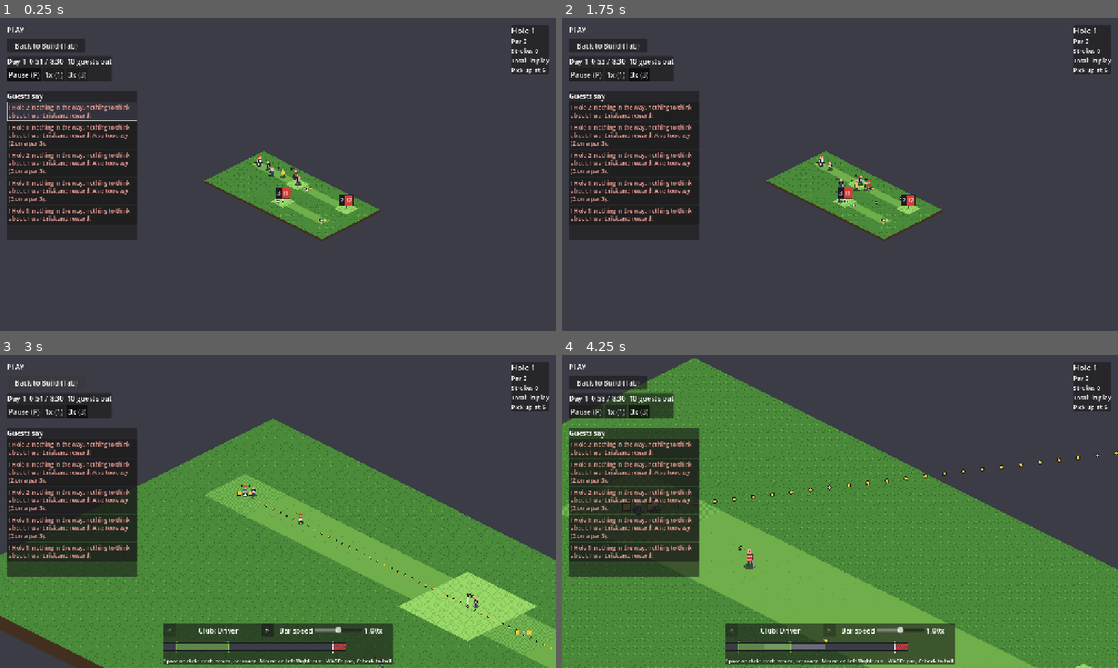
Above: before the commit, frames 1-4 (two rows, left to right).
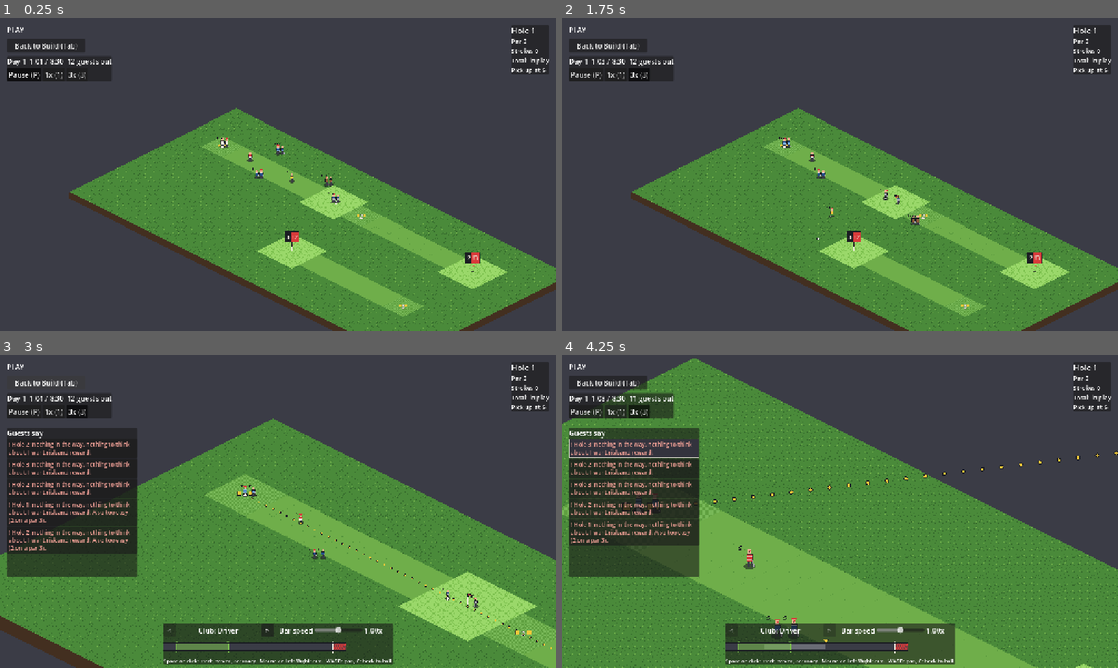
Above: after the commit, the same moments.

Repository: avdrav1/prestwick
Game: Godot game, scene res://tests/fixtures/guest_shirts_shot_0_5x.tscn
Two runs of this game, one before a commit and one after it. Both use one fixed random seed, a clock stepped at 60 frames per second and the inputs below. This scene is started directly instead of the project's main scene.
Inputs (mouse positions are in pixels of both pictures, inside the frame that each line leads up to):
- Up to frame 1 (0.25 s): no input
- Up to frame 2 (1.75 s): click "1x (1)" at 0.5 s; click "3x (3)" at 1.25 s
- Up to frame 3 (3 s): click "Back to Build (Tab)" at 2 s; click "Play hole (Tab)" at 2.75 s
- Up to frame 4 (4.25 s): tap Enter (buy_confirm) at 3.5 s; move the mouse to (962, 495) at 3.52 s; hold D (pan_right) from 3.53 s (still down); tap Mouse wheel up (zoom_in) at 3.6 s; click (962, 495) at 3.67 s

The runs differ from the first frame. In frame 1, 39% of the frame differs, in the area x 1-100%, y 13-100%; in frame 2, 40%; in frame 3, 2.6%; in frame 4, 4.3%.

Commit message:
story: E3-S47 Keep a group's shirt off its neighbours by choice, not count
Co-Authored-By: Claude Opus 5.5 <noreply@anthropic.com>

Diff:
--- a/art/sprites/golfer_art.gd
+++ b/art/sprites/golfer_art.gd
@@ -94,11 +94,11 @@
 	return shirt_body.size()
 
 
-## The shirt group `group_id` (its arrival order in the day) wears: the groups take the shirts
-## in turn, so any `shirt_count()` groups in a row all differ. Groups never pass, so the groups
-## on a hole and the next differ while those hold no more than `shirt_count()` (seven since
-## D46's longer day: the most a backed-up day on the nine-hole fixture puts there over day
-## seeds 1 to 10; seed 16 still repeats one, art/specs/golfer.md "Shirts").
+## The shirt group `group_id` (its arrival order in the day) wears by count: the groups take the
+## shirts in turn, so any `shirt_count()` groups in a row differ. Since E3-S47 GuestView chooses
+## each group's shirt on arrival (GuestView.assign_shirts: one no group on the course wears, else
+## the one worn farthest ahead), which keeps a backed-up day's neighbours apart; this is its
+## fallback for a group it has not seen arrive.
 func shirt_of_group(group_id: int) -> int:
 	return posmod(group_id, maxi(shirt_count(), 1))
 
--- a/scenes/guest_view.gd
+++ b/scenes/guest_view.gd
@@ -35,9 +35,11 @@
 ## screen (at 0.5x it is drawn at twice its size, one texel a screen pixel), so it reads as a
 ## person at every zoom (art/specs/golfer.md).
 ##
-## Shirts (E3-S28): a figure wears its group's shirt (GolferArt.shirt_of_group: the day's
-## groups take the art spec's shirts in turn), drawn by swapping the sheet's chalk in a shader
-## material shared by everyone in that shirt, so a group reads as one and its neighbours differ.
+## Shirts (E3-S28): a figure wears its group's shirt, drawn by swapping the sheet's chalk in a
+## shader material shared by everyone in that shirt, so a group reads as one and its neighbours
+## differ. Since E3-S47 a group chooses its shirt when it arrives (assign_shirts): the first no
+## group still on the course wears, else the one whose nearest wearer is farthest ahead, so the
+## groups on a hole and the next differ by choice, not by arrival count.
 ##
 ## D45 (E3-S9 review): below BuilderTuning marker_min_screen_scale (0.5x) the whole view draws
 ## at z 1 (CourseView.lifted_z), as the grown tee markers and pins do, so figures and balls
@@ -72,6 +74,8 @@
 
 ## {guest id: Figure} for every guest on the course.
 var _figures: Dictionary = {}
+## Group index -> the shirt it chose on arriving (assign_shirts), for this view's day.
+var _shirts: Dictionary = {}
 var _brain: GuestBrain
 var _field: HeightField
 var _second: int = 0
@@ -153,8 +157,11 @@
 		_brain = brain
 		_field = HeightField.new(brain.course, BallParams.load_default()) if brain != null else null
 		_second = brain.second if brain != null else 0
+		_shirts = {}
 	if brain == null:
 		return
+	if brain.second != _second or _shirts.is_empty():
+		assign_shirts(brain, _shirts, art.shirt_count())
 	_time += delta
 	var stepped := brain.second != _second
 	_second = brain.second
@@ -207,10 +214,50 @@
 	_figures.erase(id)
 
 
-## The shirt figure `f` wears (E3-S28): its group's, so a group reads as one and the groups
-## on a hole and the next differ (GolferArt.shirt_of_group).
+## The shirt figure `f` wears (E3-S28): its group's (assign_shirts, E3-S47), so a group reads
+## as one and the groups on a hole and the next differ; the arrival-order shirt
+## (GolferArt.shirt_of_group) for a group not yet given one.
 func shirt_of(f: Figure) -> int:
-	return art.shirt_of_group(f.guest.group_id)
+	return _shirts.get(f.guest.group_id, art.shirt_of_group(f.guest.group_id))
+
+
+## Gives every group of `brain` that has arrived and has no shirt in `shirts` (group index ->
+## shirt) one of `count` shirts (E3-S47), in arrival order: the first shirt no group still on the
+## course (walking to a tee or playing a hole) wears; when every shirt is worn, the shirt whose
+## wearer nearest the first tee stands on the highest hole, so the new group (on hole 1, and
+## groups never pass) meets it last if at all (the lower shirt at a tie). Groups given a shirt in
+## the same call count as on the course whatever their phase, so a view that first looks after
+## several arrivals (a fixture, a frame of many steps) still gives them shirts as if it had seen
+## each arrive. Deterministic for the same brain stepped the same way; tests step a headless
+## brain through it.
+static func assign_shirts(brain: GuestBrain, shirts: Dictionary, count: int) -> void:
+	count = maxi(count, 1)
+	var fresh := {}
+	for g: GuestGroup in brain.groups:
+		if g.phase == GuestGroup.Phase.PENDING or shirts.has(g.index):
+			continue
+		# Each worn shirt's lowest hole among the groups on the course.
+		var lowest := {}
+		for o: GuestGroup in brain.groups:
+			if o == g or not shirts.has(o.index):
+				continue
+			if o.phase != GuestGroup.Phase.TO_TEE and o.phase != GuestGroup.Phase.ON_HOLE \
+					and not fresh.has(o.index):
+				continue
+			var s: int = shirts[o.index]
+			lowest[s] = mini(lowest.get(s, o.hole_number), o.hole_number)
+		var pick: int = -1
+		for s: int in count:
+			if not lowest.has(s):
+				pick = s
+				break
+		if pick < 0:
+			pick = 0
+			for s: int in count:
+				if lowest[s] > lowest[pick]:
+					pick = s
+		shirts[g.index] = pick
+		fresh[g.index] = true
 
 
 ## A guest's place in its group as a small sideways step on screen, yards: place 0 on the
--- a/tests/fixtures/guest_shirts_shot.gd
+++ b/tests/fixtures/guest_shirts_shot.gd
@@ -4,22 +4,24 @@
 ## guest_course.gd) in Play, the day run until the first GROUPS groups have arrived, then the
 ## sim paused and each group stood (a fixture may write guest data; the view only reads it) in
 ## a row along hole 1 with its group spread, on the tee, the fairway, the rough and the green,
-## so each shirt shows on several surfaces. Shirts by arrival order: chalk, flag_red hoops,
-## water_dark yoke, sun_yellow, earth, slate_light with a water_dark yoke (art/specs/golfer.md
-## "Shirts"). Pixels: scripts/shirt_render_check.gd checks the shader's output is exact.
+## so each shirt shows on several surfaces. Seven groups, all still out, so they choose the
+## seven shirts in order (GuestView.assign_shirts, E3-S47): chalk, flag_red hoops, water_dark
+## yoke, sun_yellow, earth, slate_light with a water_dark yoke, water_light with water_dark
+## hoops (art/specs/golfer.md "Shirts"). Pixels: scripts/shirt_render_check.gd checks the shader's output is exact.
 ## Run: scripts/screenshot.sh tests/fixtures/guest_shirts_shot.tscn, then the grayscale check:
 ## magick <png> -colorspace Gray <gray.png>. docs/decisions/e3-s28-shirts*.png.
 
 const MAIN_SCENE: PackedScene = preload("res://scenes/main.tscn")
 const GuestCourse := preload("res://tests/fixtures/guest_course.gd")
 
-const GROUPS: int = 6
+const GROUPS: int = 7
 ## Where each group stands: hole 1's tee (4, 6), its fairway, the rough beside it, its green.
 const SPOTS: Array[Vector2i] = [Vector2i(4, 6), Vector2i(8, 6), Vector2i(11, 8), Vector2i(14, 6),
-		Vector2i(17, 4), Vector2i(20, 6)]
+		Vector2i(17, 4), Vector2i(20, 6), Vector2i(9, 3)]
 
-## The camera's zoom level (CameraTuning.zoom_levels index): 1 is 1x, 0 is 0.5x.
-@export var zoom_index: int = 1
+## The camera's zoom level (CameraTuning.zoom_levels index): 2 is 1x, 1 is 0.5x (D45 added
+## 0.175x at 0).
+@export var zoom_index: int = 2
 
 
 func _ready() -> void:
@@ -44,5 +46,6 @@
 	main.set_process(false)
 	main.aim_view.visible = false
 	main.camera.set_zoom_index(zoom_index)
+	main.feed_panel.set_in_play(false)  # E3-S27 shows the feed in Play; it would cover the row
 	main.camera.tracking = false
 	main.camera.position = main.tile_world(Vector2i(12, 6))
--- a/tests/fixtures/guest_shirts_shot_0_5x.tscn
+++ b/tests/fixtures/guest_shirts_shot_0_5x.tscn
@@ -4,4 +4,4 @@
 
 [node name="GuestShirtsShot" type="Node2D"]
 script = ExtResource("1_shot")
-zoom_index = 0
+zoom_index = 1
--- a/tests/test_guest_view.gd
+++ b/tests/test_guest_view.gd
@@ -509,8 +509,10 @@
 ## that hole), as [second, hole, group, group], for `brain` stepped to dusk.
 static func _shirt_clashes(brain: GuestBrain, art: GolferArt) -> Array:
 	var clashes := []
+	var shirts := {}  # chosen on arrival, as GuestView does (E3-S47)
 	while not brain.day_over:
 		brain.step()
+		GuestView.assign_shirts(brain, shirts, art.shirt_count())
 		var by_hole := {}
 		for g: GuestGroup in brain.groups:
 			if g.phase == GuestGroup.Phase.TO_TEE or g.phase == GuestGroup.Phase.ON_HOLE:
@@ -519,7 +521,7 @@
 			var near: Array = by_hole[h] + by_hole.get(h + 1, [])
 			var worn := {}
 			for g: GuestGroup in near:
-				var shirt := art.shirt_of_group(g.guests[0].group_id)
+				var shirt: int = shirts[g.index]
 				if worn.has(shirt):
 					clashes.append([brain.second, h, worn[shirt], g.index])
 				worn[shirt] = g.index
@@ -535,7 +537,9 @@
 	NineHoles.build(CourseBuilder.new(course))
 	var art := GolferArt.load_default()
 	var model := ShotModel.new()
-	for day_seed: int in [5, 7]:
+	# E3-S47: by arrival order seed 16 put groups 0 and 7 in one shirt on holes 7 and 8 for 47 s;
+	# chosen on arrival, no group meets its shirt.
+	for day_seed: int in [5, 7, 16]:
 		var clashes := _shirt_clashes(GuestBrain.new(course, day_seed, null, model), art)
 		assert_eq(clashes, [], "seed %d: no two groups in one shirt on a hole or the next" % day_seed)
 
Binary file added: docs/decisions/e3-s47-shirts-gray.png
Binary file added: docs/decisions/e3-s47-shirts.png
Not shown, changed: art/specs/golfer.md
Not shown, changed: docs/BACKLOG.md
